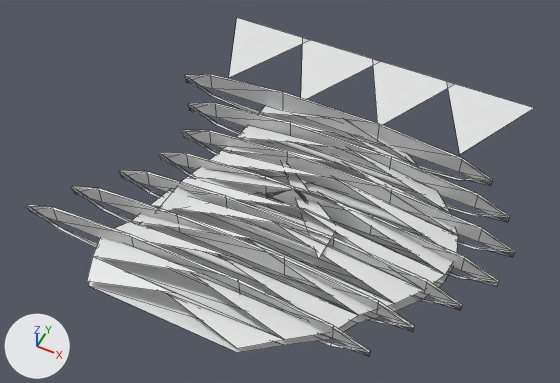
What one commit did to the OBJ model GameData/Meshes/Designs/nexar/nexar_freighter_eclipse_61.obj.
Rendered twice from a 50 mm lens placed at (5.47, -11.06, 14.21), pointed at (-0.06, 0.0, 0.38). Arrows for +X, +Y and +Z are at lower left; the lights stay in place. The first picture is the older version. Mesh edges are drawn as thin lines. Where no turn or scale is listed for an object, it has been applied to the vertices. Vertices at exactly the same position are counted once.

In view in the first picture: 'nexar_freighter_eclipse_61'.
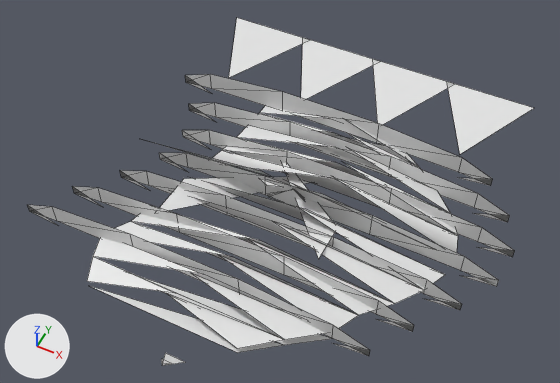
What changed in the scene script:
```text
Change me_nexar_freighter_eclipse_61:
    used by ob_nexar_freighter_eclipse_61; location = (0.0, 0.0, 0.0)
    verts and faces of me_nexar_freighter_eclipse_61; kept vertices keep their numbers, new ones are numbered from 371
    remove me_nexar_freighter_eclipse_61.from_pydata(...)  # 371 vertices, 378 faces; spans x -5.24..5.42, y -4.08..6.11, z -0.25..1.14
    add me_nexar_freighter_eclipse_61.from_pydata(...)  # 229 vertices, 139 faces; spans x -5.24..5.42, y -5.33..6.11, z -0.03..1.51
    me_nexar_freighter_eclipse_61 part 1
    146 vertices are removed from x -5.24..5.42, y -3.06..2.99, z -0.25..1.14
    233 faces are deleted
    12 vertices are added at x -3.87..3.87, y -0.87..0.87, z 0.09..1.51
    4 new faces join them
    me_nexar_freighter_eclipse_61 part 2
    add verts[371] = (-0.2, -4.91, 0.35)  # pixel (165, 352)
    add verts[372] = (0.28, -4.91, 0.35)  # pixel (185, 362)
    add verts[373] = (0.04, -5.33, 0.69)  # pixel (161, 365)
    add verts[374] = (-0.08, -5.17, 0.63)  # pixel (161, 358)
    add verts[375] = (0.16, -5.17, 0.63)  # pixel (171, 363)
    add verts[376] = (0.04, -5.33, 0.76)  # pixel (161, 364)
    add faces += [(371, 372, 373), (374, 375, 376)]
    other edits to the shape of me_nexar_freighter_eclipse_61 do not show in these pictures
```

Pixel boxes (x1, y1, x2, y2) of what changed, in the pictures (560 x 383 px):
'nexar_freighter_eclipse_61', reshaped: before (25, 18, 534, 356); after (27, 18, 534, 366)
part 1 of me_nexar_freighter_eclipse_61, cut back: before (25, 74, 515, 353); after (141, 139, 430, 247)
part 2 of me_nexar_freighter_eclipse_61, added: after (162, 353, 184, 366)
